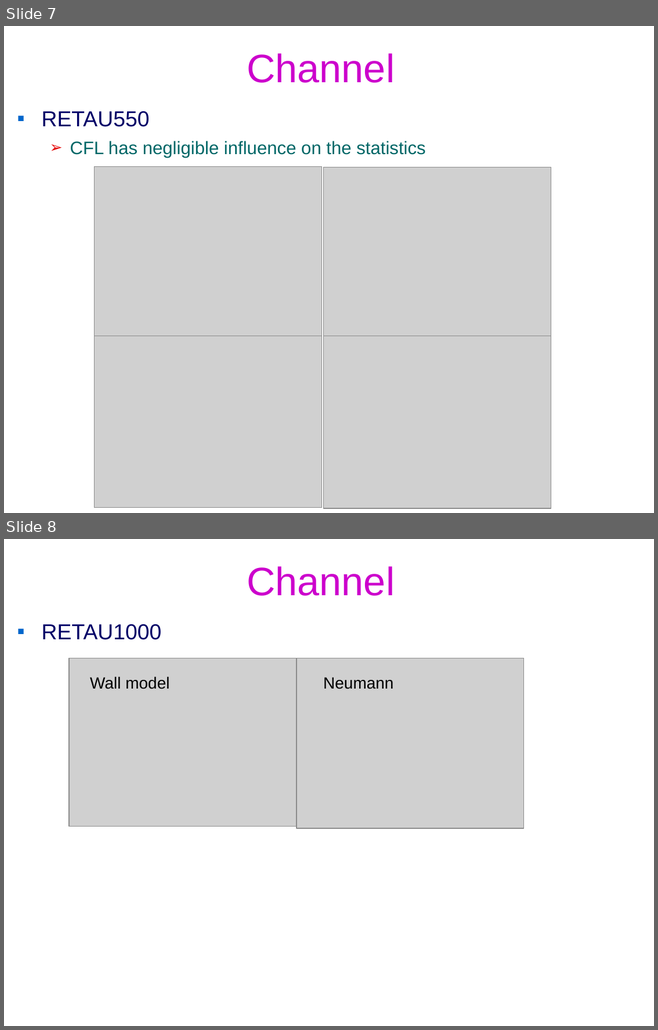
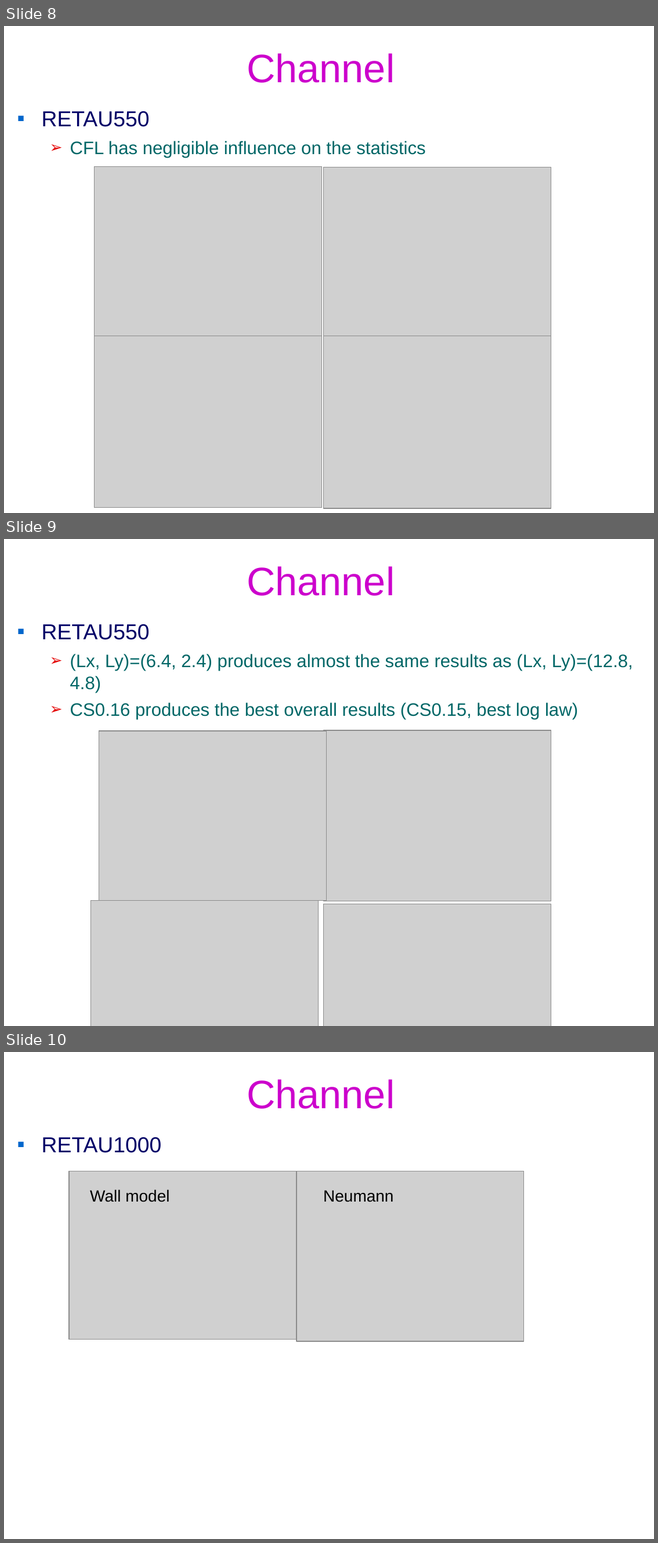
Before and after one commit to federicoVerolini/CaLES, a slide deck: docs/vv.pptx. Shown one above the other, each under a label of ours: slides 7 and 8 before the commit, slides 8, 9 and 10 after it. The pictures are 658x1030 and 658x1543 pixels, drawn with LibreOffice and Linux fonts; fonts in the diff are those of the drawing; grey boxes stand for pictures; background and template pictures are left out. Boxes give left, top, right and bottom in pixels: in the first picture for what was removed or moved away, otherwise in the second. Text is boxed around its words. In the diff, an @@ line names an element or a change of style, - is before the commit and + after.

```diff
--- a/docs/vv.pptx
+++ b/docs/vv.pptx
@@ slide 9 added at [4,539,654,1026], background #FFFFFF @@
@@ title added at [246,566,394,596], 44 pt, text #CC00CC @@
+Channel
@@ text added at [42,624,633,720], 20 pt, text #006666 @@
+▪ RETAU550
+  ➢ (Lx, Ly)=(6.4, 2.4) produces almost the same results as (Lx, Ly)=(12.8, 4.8)
+  ➢ CS0.16 produces the best overall results (CS0.15, best log law)
@@ picture added at [99,732,326,901] @@
@@ picture added at [324,730,551,901] @@
@@ picture added at [90,900,318,1026] @@
@@ picture added at [324,904,551,1026] @@
@@ what was slide 7 is now slide 8 @@
@@ what was slide 8 is now slide 10 @@
```
Also in this commit, not shown: 2 other slides added, 4 other files.
